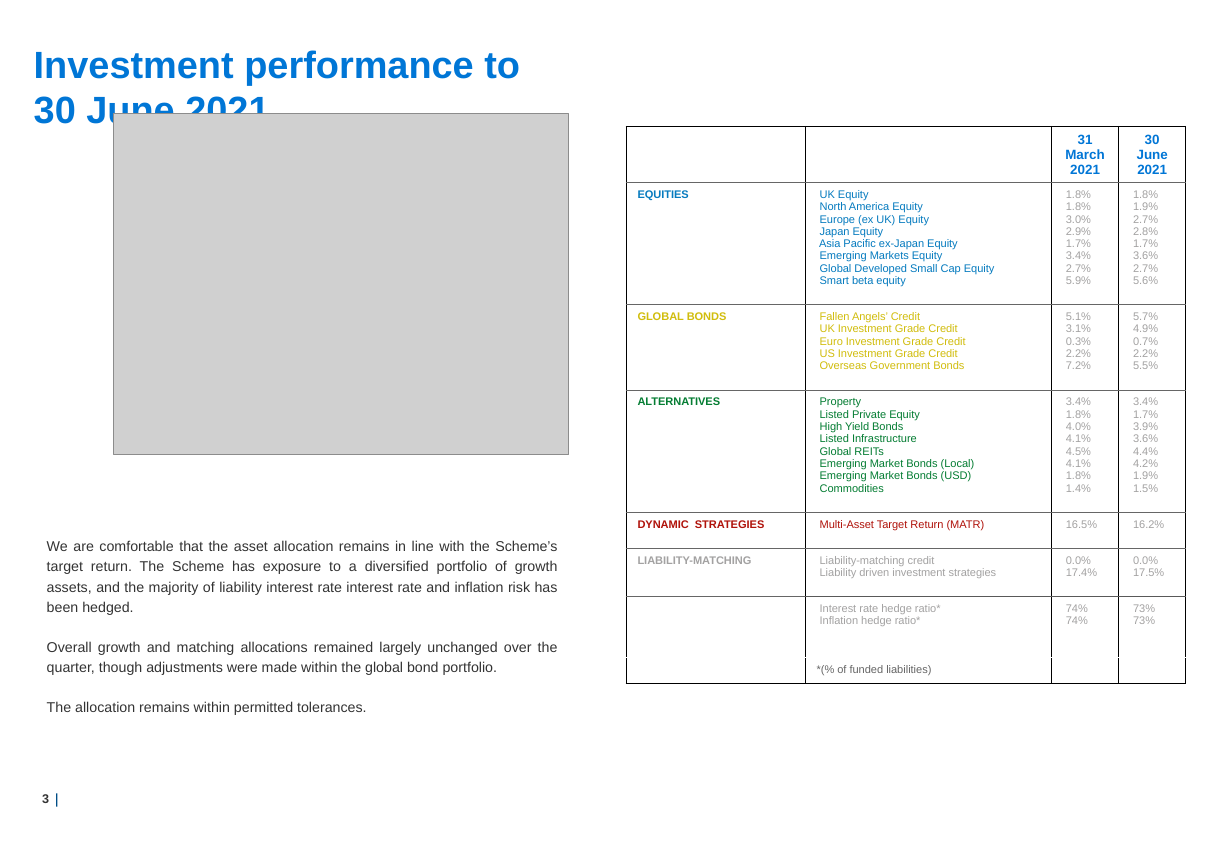
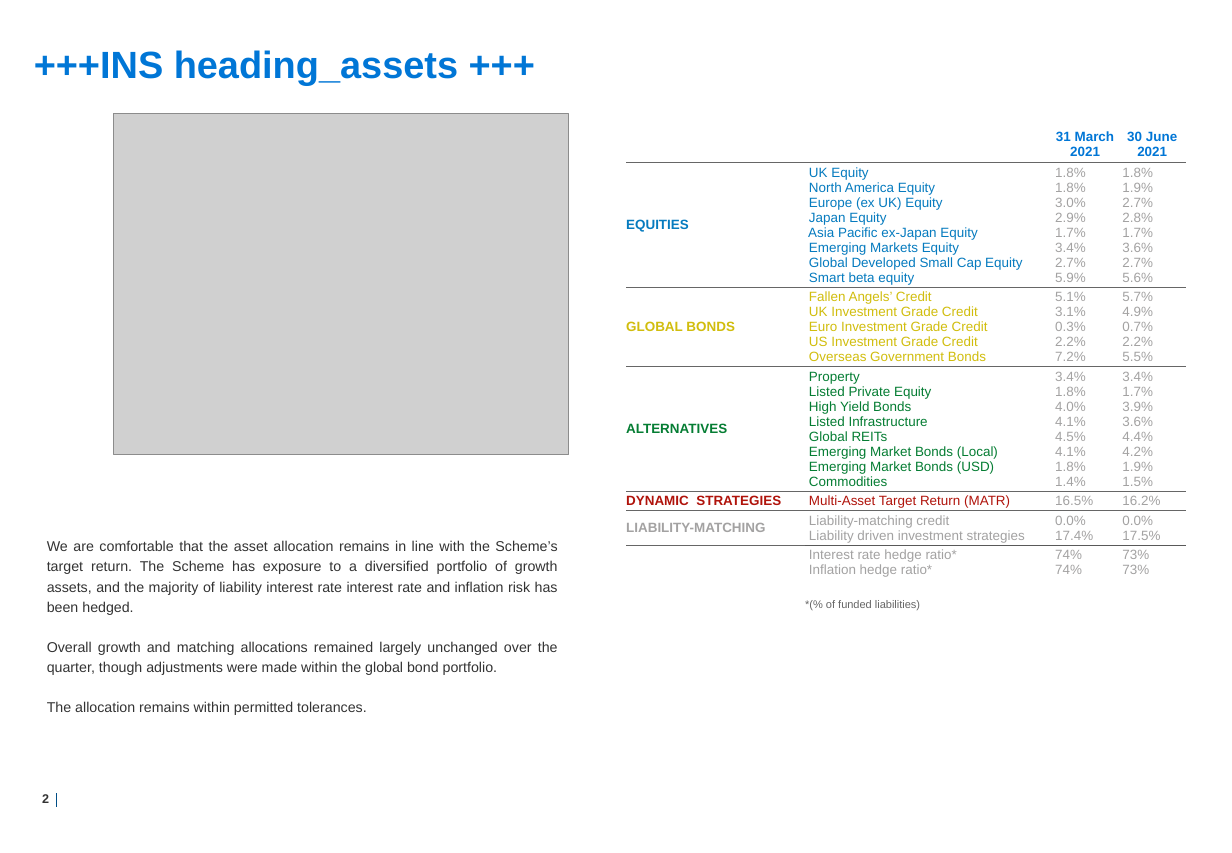
Before and after one commit to GayashanSameera/PythonPPTXGen, a slide deck: slide 3 of output.pptx. Drawn at 1232x853 pixels with LibreOffice and Linux fonts; fonts in the diff are those of the drawing; grey boxes stand for pictures; background and template pictures are left out. Boxes give left, top, right and bottom in pixels: in the first picture for what was removed or moved away, otherwise in the second. Text is boxed around its words. In the diff, an @@ line names an element or a change of style, - is before the commit and + after.

```diff
--- a/output.pptx
+++ b/output.pptx
@@ title at (x1=34, y1=50, x2=458, y2=85): text changed @@
-Investment performance to 30 June 2021
++++INS heading_assets +++
@@ table at (x1=627, y1=126, x2=1186, y2=614) @@
@@ size 7 to 8.5 pt @@
@@ borders changed @@
```
Also in this commit, not shown: 1 other slide changed, 10 other files.
